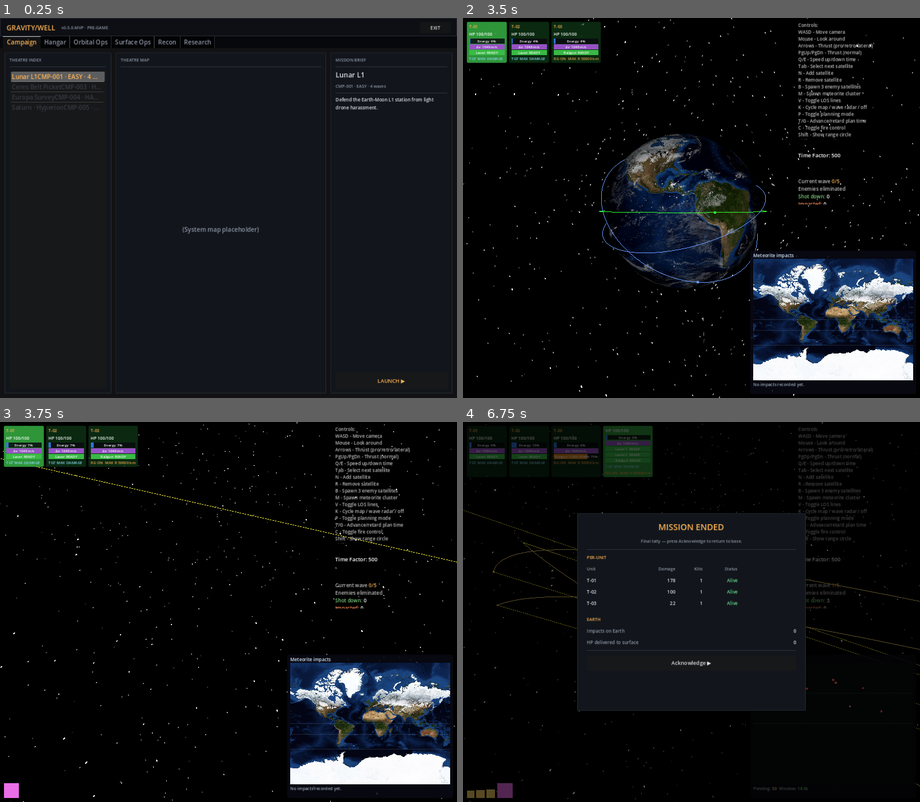
Above: before the commit, frames 1-4 (two rows, left to right).
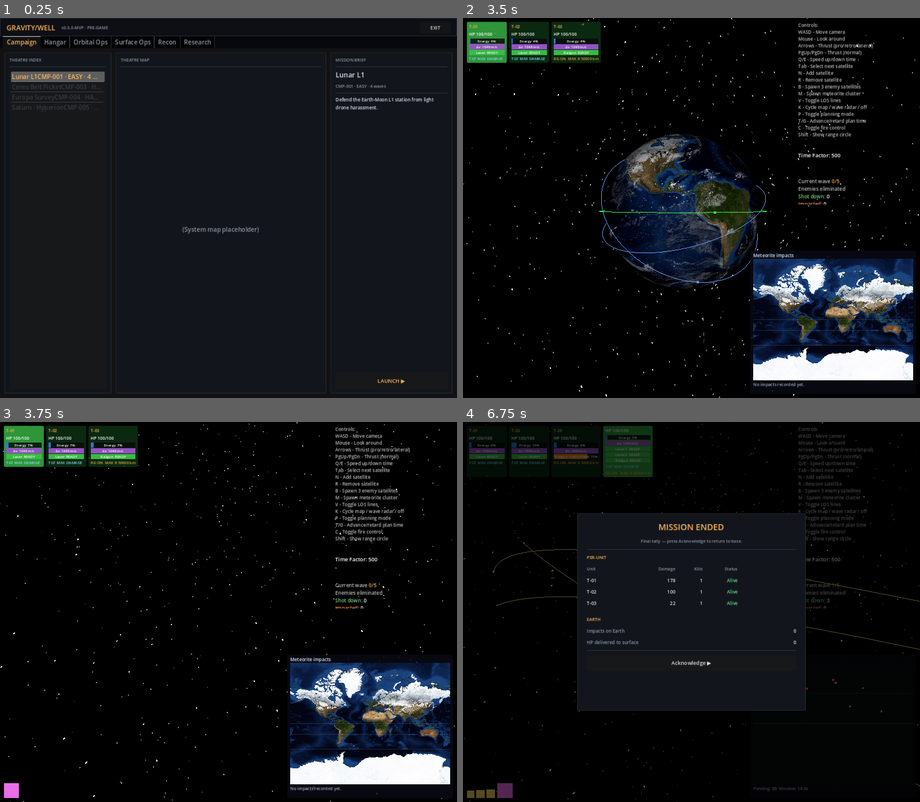
Above: after the commit, the same moments.

Repository: mellenburg/game
Game: Godot game, scene res://scenes/menu.tscn
The game is run twice, just before and just after one commit, with the same random seed, the same clock (stepped at 60 frames per second) and the same inputs.
Inputs (mouse positions are in pixels of both pictures, inside the frame that each line leads up to):
- Up to frame 1 (0.25 s): no input
- Up to frame 2 (3.5 s): click "LAUNCH ▶" at 0.5 s; tap Enter (end_game) at 1.25 s; move the mouse to (714, 208) at 1.27 s; hold W (move_forward) 1.28-2 s; hold V (toggle_los) 1.28-2 s; click (714, 208) at 1.42 s; click "Acknowledge ▶" at 2 s; click "LAUNCH ▶" at 2.75 s
- Up to frame 3 (3.75 s): move the mouse to (205, 612) at 3.52 s; hold W (move_forward) from 3.53 s (still down); tap J (add_decaying_enemy) at 3.6 s
- Up to frame 4 (6.75 s): keep holding W (move_forward); tap V (toggle_los) at 3.8, 5.3 s; tap I (start_meteorite_wave) at 4.25 s; move the mouse to (700, 604) at 4.27 s; hold V (toggle_los) 4.28-5.03 s; tap B (add_enemies) at 4.35 s; move the mouse to (686, 619) at 5.02 s; tap M (add_meteorites) at 5.1 s; click (686, 619) at 5.17 s; move the mouse to (723, 615) at 5.77 s; hold V (toggle_los) 5.78-6.53 s; tap N (add_satellite) at 5.85 s; move the mouse to (654, 608) at 6.52 s; tap Enter (end_game) at 6.6 s

Frames 1-2 are identical in both runs. In frame 3, 0.1% of the frame differs, in the area x 0-100%, y 9-37%; in frame 4, 0.1%, in the area x 0-100%, y 23-81%.

Commit message:
Hide LOS lines unless V is held
The V key was a sticky toggle; flip it to hold-to-show so LOS clutter
only appears when the operator actively wants it.

https://claude.ai/code/session_01JtMUXFgQS1Wr6uTibRdYMa

Diff:
--- a/godot/scripts/earth_system.gd
+++ b/godot/scripts/earth_system.gd
@@ -681,8 +681,7 @@
 		spawn_director.start_meteorite_wave()
 	if Input.is_action_just_pressed("add_decaying_enemy"):
 		spawn_director.add_decaying_enemy()
-	if Input.is_action_just_pressed("toggle_los"):
-		hud.los_visible = not hud.los_visible
+	hud.los_visible = Input.is_action_pressed("toggle_los")
 	if Input.is_action_just_pressed("toggle_impact_map"):
 		_cycle_map_mode()
 	if Input.is_action_just_pressed("toggle_fire_control"):
--- a/godot/scripts/hud.gd
+++ b/godot/scripts/hud.gd
@@ -112,10 +112,11 @@
 # lives in BeamRenderer; this list is just timed metadata for the
 # box / marker feedback so it outlives the firing tick.
 var _hits: Array[Dictionary] = []
-# Toggled by EarthSystem on the "toggle_los" input action. When false,
-# the yellow / pink LOS lines from the selected satellite to opposing
-# units are suppressed; hit pulses remain visible regardless.
-var los_visible: bool = true
+# Driven by EarthSystem from the "toggle_los" input action — true only
+# while the V key is held. The yellow / pink LOS lines from the
+# selected satellite to opposing units render only during that window;
+# hit pulses remain visible regardless.
+var los_visible: bool = false
 
 
 func _ready() -> void:
